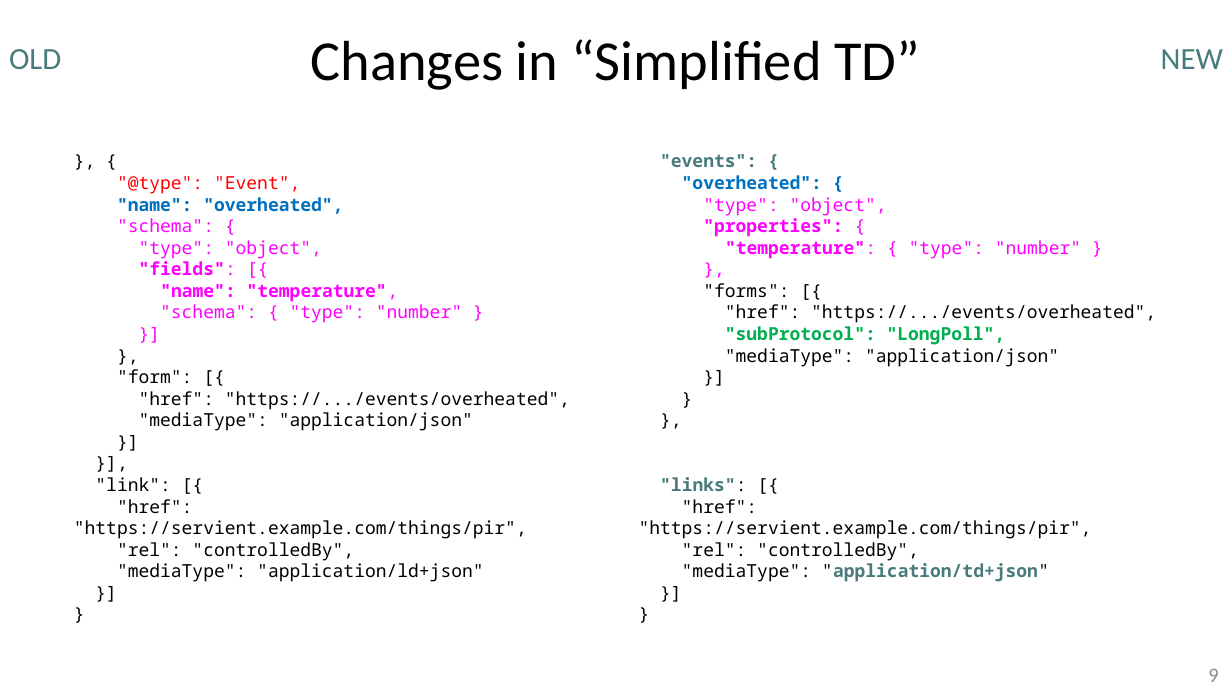
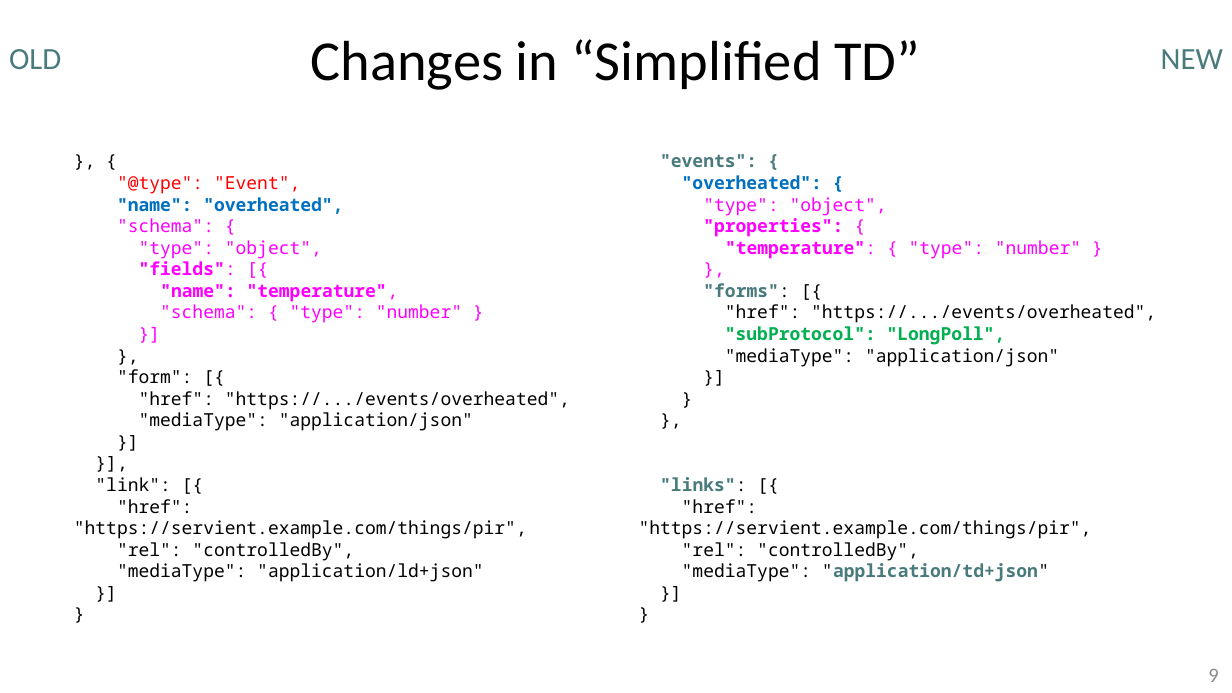
Before and after one commit to t2trg/2018-ietf102, a slide deck: slide 9 of slides/13_T2TRG_IETF102_W3C-WoT-Update.pptx. Drawn at 1232x693 pixels with LibreOffice and Linux fonts; fonts in the diff are those of the drawing. Boxes give left, top, right and bottom in pixels: in the first picture for what was removed or moved away, otherwise in the second. Text is boxed around its words. In the diff, an @@ line names an element or a change of style, - is before the commit and + after.

```diff
--- a/slides/13_T2TRG_IETF102_W3C-WoT-Update.pptx
+++ b/slides/13_T2TRG_IETF102_W3C-WoT-Update.pptx
@@ text at [703, 283, 789, 297]: text colour #000000 to #4A7B7C, bold on in ""forms":" @@
```
Also in this commit, not shown: 5 other slides changed.
